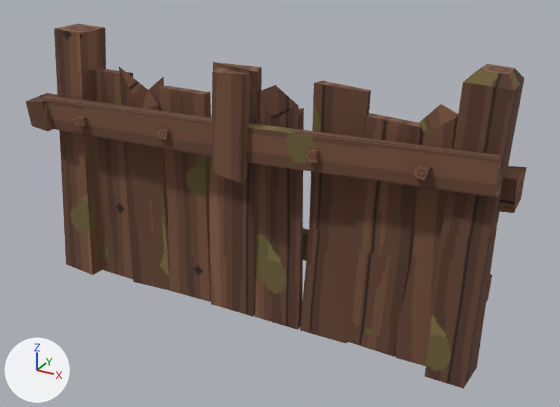
The FBX model output/anthill/models-v1/AN18-barricade/SM_AN18_Barricade.fbx as it was, and as the next commit left it.
One viewpoint serves both versions: a camera (50 mm lens) standing at (1.89, -3.31, 2.26) and looking at (0.08, -0.02, 0.61). Lighting does not change. The marker at lower left points along +X, +Y and +Z. The picture after the commit comes second. Where no turn or scale is listed for an object, it has been applied to the vertices.

The first picture shows 'AN18a_Props', 'AN18a_Wood'.
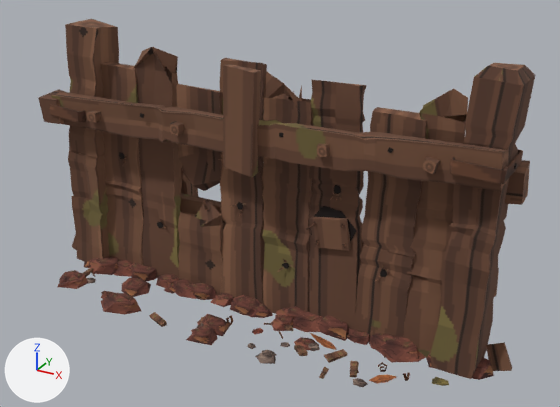
Changed parts and their boxes (x1, y1, x2, y2) in the pictures (560 x 407 px):
'AN18a_Wood', reshaped
    before: (26, 28, 526, 389)
    after: (38, 25, 535, 379)
'AN18a_Props', reshaped (32% taller)
    before: (42, 24, 527, 302)
    after: (50, 19, 530, 387)
part 1 of me_an18a_wood, rebuilt
    before: (119, 67, 170, 291)
    after: (133, 47, 182, 280)
part 2 of me_an18a_wood, rebuilt
    before: (255, 85, 304, 330)
    after: (262, 71, 313, 314)
part 3 of me_an18a_wood, rebuilt
    before: (395, 104, 458, 366)
    after: (404, 89, 468, 351)
part 4 of me_an18a_wood, rebuilt (6% wider)
    before: (425, 68, 524, 389)
    after: (430, 65, 535, 379)
part 5 of me_an18a_wood, rebuilt
    before: (89, 69, 133, 279)
    after: (100, 64, 143, 265)
part 6 of me_an18a_wood, rebuilt
    before: (39, 95, 501, 198)
    after: (51, 92, 508, 192)
part 7 of me_an18a_wood, rebuilt (7% narrower)
    before: (209, 62, 262, 317)
    after: (218, 60, 267, 304)
part 8 of me_an18a_wood, rebuilt (mostly hidden)
    before: (303, 228, 492, 289)
    after: (180, 193, 499, 274)
part 9 of me_an18a_wood, rebuilt (18% narrower)
    before: (300, 83, 371, 344)
    after: (309, 80, 367, 329)
part 10 of me_an18a_wood, rebuilt (not visible before)
    after: (181, 163, 198, 197)
part 11 of me_an18a_wood, rebuilt (7% shorter)
    before: (344, 116, 421, 357)
    after: (353, 112, 427, 337)
part 12 of me_an18a_wood, rebuilt
    before: (54, 28, 106, 275)
    after: (65, 25, 119, 262)
part 13 of me_an18a_wood, deleted
    before: (75, 115, 432, 180)
part 14 of me_an18a_wood, cut back
    before: (159, 72, 251, 302)
    after: (170, 65, 351, 295)
part 15 of me_an18a_wood, cut back
    before: (26, 93, 60, 131)
    after: (38, 89, 101, 124)
part 16 of me_an18a_wood, reshaped
    before: (498, 166, 526, 213)
    after: (425, 156, 530, 205)
part 17 of me_an18a_wood, added (mostly hidden)
    after: (72, 234, 77, 250)
part 18 of me_an18a_wood, added (brown)
    after: (417, 342, 512, 371)
part 19 of me_an18a_props, deleted
    before: (74, 62, 527, 302)
part 20 of me_an18a_props, reshaped
    before: (42, 24, 501, 197)
    after: (50, 19, 530, 387)

What changed in the scene script:
```text
Change me_an18a_props:
    remove me_an18a_props.from_pydata(...)  # 124 vertices, 31 faces; spans x -1.3..1.3, y -0.41..0.41, z 0.03..1.49
    add me_an18a_props.from_pydata(...)  # 2501 vertices, 2124 faces; spans x -1.29..1.32, y -0.59..0.59, z 0.01..1.49
    me_an18a_props part 19: 22 loose pieces with 88 vertices, spanning x -1.22..1.3, y -0.41..0.41, z 0.03..1.49, are deleted
    me_an18a_props part 20: 35 vertices removed from x -1.3..1.26, y -0.39..0.07, z 0.85..1.45; 2500 vertices added at x -1.29..1.32, y -0.59..0.59, z 0.01..1.49
Change me_an18a_wood:
    remove me_an18a_wood.from_pydata(...)  # 287 vertices, 192 faces; spans x -1.3..1.3, y -0.41..0.41, z 0.0..1.49
    add me_an18a_wood.from_pydata(...)  # 2221 vertices, 2046 faces; spans x -1.38..1.38, y -0.32..0.48, z 0.0..1.49
    me_an18a_wood part 1: the loose piece of 17 vertices spanning x -0.79..-0.52, y -0.23..-0.13, z 0.01..1.29 is rebuilt with 129 vertices and now spans x -0.79..-0.52, y -0.14..-0.01, z 0.01..1.38
    me_an18a_wood part 2: the loose piece of 17 vertices spanning x 0.02..0.31, y -0.23..-0.11, z 0.01..1.3 is rebuilt with 145 vertices and now spans x 0.02..0.31, y -0.14..-0.03, z 0.01..1.33
    me_an18a_wood part 3: the loose piece of 17 vertices spanning x 0.83..1.06, y -0.23..-0.12, z 0.02..1.31 is rebuilt with 145 vertices and now spans x 0.83..1.07, y -0.14..-0.03, z 0.02..1.37
    me_an18a_wood part 4: the loose piece of 16 vertices spanning x 1.02..1.26, y -0.31..-0.02, z 0.01..1.49 is rebuilt with 136 vertices and now spans x 1.02..1.28, y -0.22..0.07, z 0.01..1.49
    me_an18a_wood part 5: the loose piece of 12 vertices spanning x -1.07..-0.77, y -0.22..-0.1, z 0.01..1.24 is rebuilt with 128 vertices and now spans x -1.06..-0.76, y -0.14..-0.02, z 0.01..1.25
    me_an18a_wood part 6: the loose piece of 12 vertices spanning x -1.23..1.26, y -0.36..-0.25, z 0.92..1.18 is rebuilt with 168 vertices and now spans x -1.22..1.27, y -0.28..-0.17, z 0.92..1.18
    me_an18a_wood part 7: the loose piece of 12 vertices spanning x -0.24..0.05, y -0.22..-0.12, z 0.01..1.37 is rebuilt with 136 vertices and now spans x -0.24..0.04, y -0.14..-0.02, z 0.01..1.37
    me_an18a_wood part 8: the loose piece of 12 vertices spanning x -1.22..1.23, y -0.11..-0.02, z 0.34..0.52 is rebuilt with 80 vertices and now spans x -1.21..1.24, y -0.03..0.07, z 0.35..0.52
    me_an18a_wood part 9: the loose piece of 12 vertices spanning x 0.31..0.6, y -0.23..-0.09, z 0.01..1.33 is rebuilt with 128 vertices and now spans x 0.28..0.59, y -0.14..-0.02, z 0.01..1.32
    me_an18a_wood part 10: the loose piece of 12 vertices spanning x -0.9..-0.65, y -0.06..0.41, z 0.03..1.09 is rebuilt with 80 vertices and now spans x -0.88..-0.65, y 0.02..0.48, z 0.04..1.09
    me_an18a_wood part 11: the loose piece of 12 vertices spanning x 0.57..0.87, y -0.22..-0.13, z 0.02..1.22 is rebuilt with 144 vertices and now spans x 0.58..0.88, y -0.14..-0.05, z 0.02..1.23
    me_an18a_wood part 12: the loose piece of 12 vertices spanning x -1.26..-1.0, y -0.29..-0.03, z 0.0..1.45 is rebuilt with 160 vertices and now spans x -1.25..-0.97, y -0.21..0.06, z 0.0..1.46
    me_an18a_wood part 13: 8 loose pieces with 64 vertices, spanning x -0.96..0.99, y -0.38..0.01, z 0.39..1.11, are deleted
    me_an18a_wood part 14: 20 vertices removed from x -0.54..0.1, y -0.41..-0.11, z 0.02..1.39; 350 vertices added at x -0.68..0.75, y -0.32..0.36, z 0.01..1.4
    me_an18a_wood part 15: 8 vertices removed from x -1.3..-1.17, y -0.39..-0.23, z 0.92..1.09; 32 vertices added at x -1.29..-0.89, y -0.3..-0.14, z 0.92..1.08
    me_an18a_wood part 16: 8 vertices removed from x 1.17..1.3, y -0.14..0.02, z 0.86..1.03; 32 vertices added at x 0.93..1.32, y -0.3..0.1, z 0.86..1.11
    me_an18a_wood part 17: 34 vertices added at x -1.38..-0.89, y -0.13..-0.06, z 0.0..0.17
    me_an18a_wood part 18: 34 vertices added at x 0.91..1.38, y -0.14..-0.04, z 0.0..0.17
    other edits to the shape of me_an18a_wood do not show in these pictures
```
